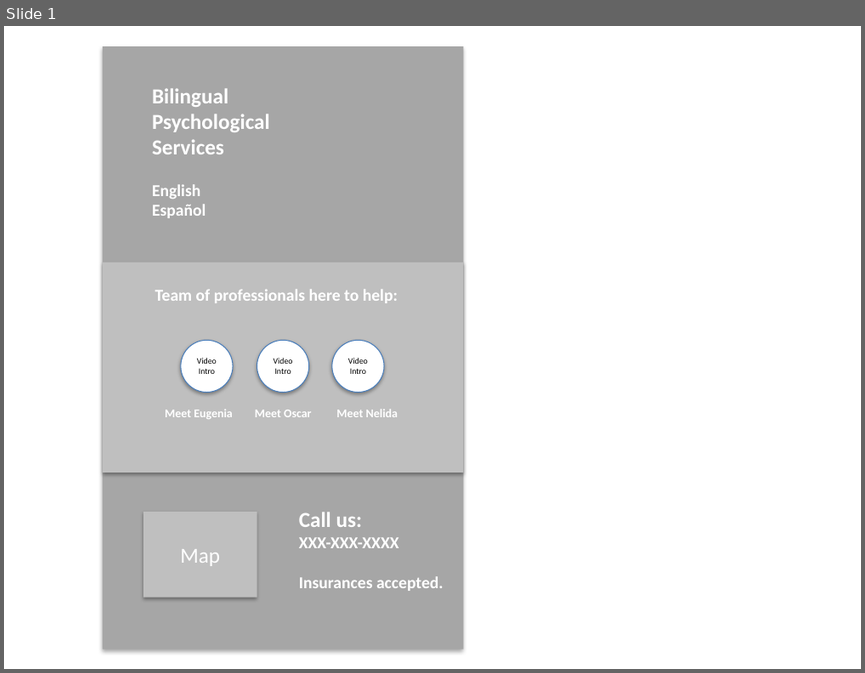
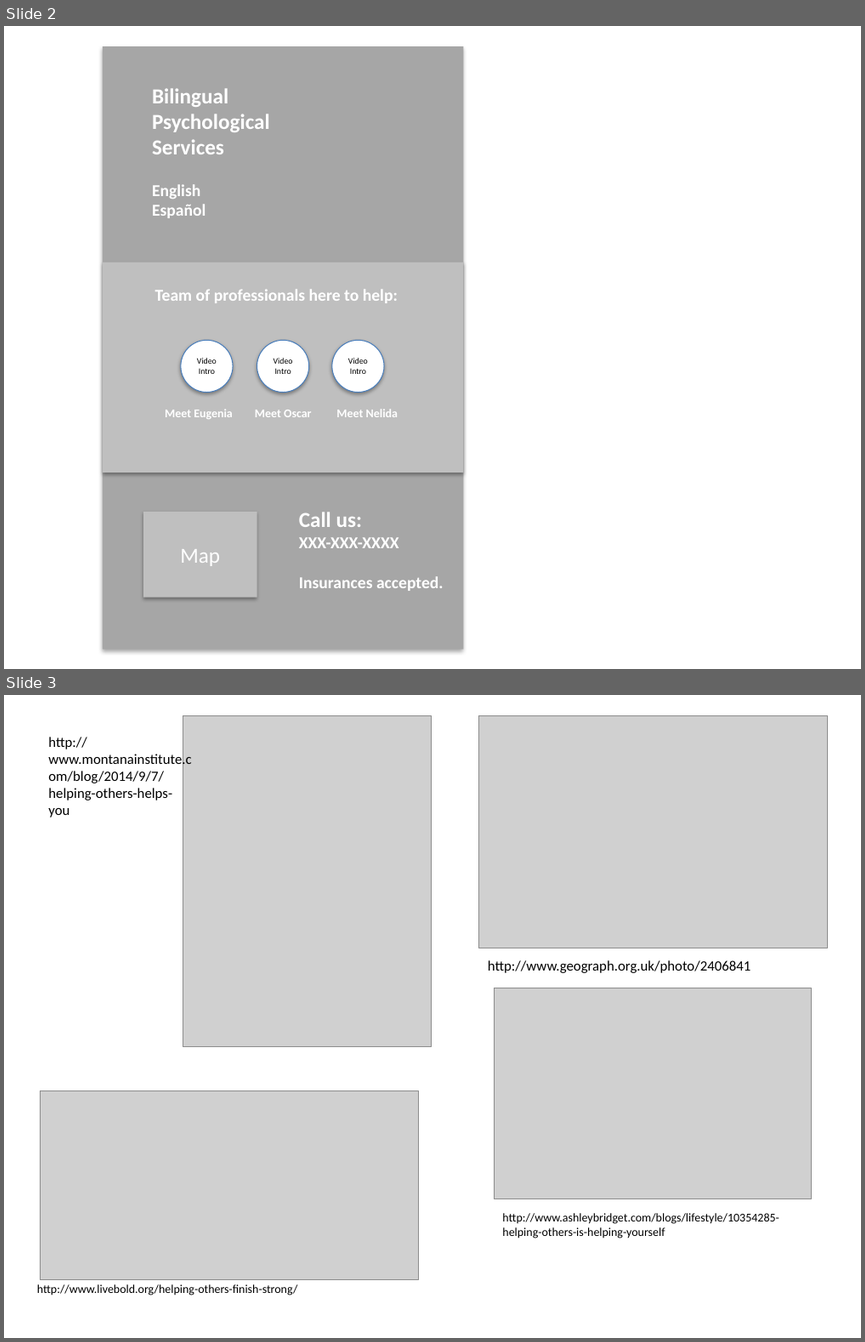
Before and after one commit to astridjuliette/astridjuliette.github.io, a slide deck: unit_2/Design1.pptx. Shown one above the other, each under a label of ours: slide 1 before the commit, slides 2 and 3 after it. The pictures are 865x673 and 865x1342 pixels, drawn with LibreOffice and Linux fonts; fonts in the diff are those of the drawing; grey boxes stand for pictures. Boxes give left, top, right and bottom in pixels: in the first picture for what was removed or moved away, otherwise in the second. Text is boxed around its words. In the diff, an @@ line names an element or a change of style, - is before the commit and + after.

```diff
--- a/unit_2/Design1.pptx
+++ b/unit_2/Design1.pptx
@@ slide 3 added at [4, 695, 861, 1338], background #FFFFFF @@
@@ picture added at [183, 715, 431, 1046] @@
@@ picture added at [479, 715, 828, 947] @@
@@ text added at [48, 737, 191, 817], 12 pt, text #000000 @@
+http://www.montanainstitute.com/blog/2014/9/7/helping-others-helps-you
@@ text added at [488, 960, 750, 973], 12 pt, text #000000 @@
+http://www.geograph.org.uk/photo/2406841
@@ picture added at [494, 988, 812, 1199] @@
@@ picture added at [40, 1090, 419, 1279] @@
@@ text added at [502, 1213, 778, 1238], 10 pt, text #000000 @@
+http://www.ashleybridget.com/blogs/lifestyle/10354285-helping-others-is-helping-yourself
@@ text added at [37, 1284, 298, 1295], 10 pt, text #000000 @@
+http://www.livebold.org/helping-others-finish-strong/
@@ what was slide 1 is now slide 2 @@
```
Also in this commit, not shown: 2 other slides added.
